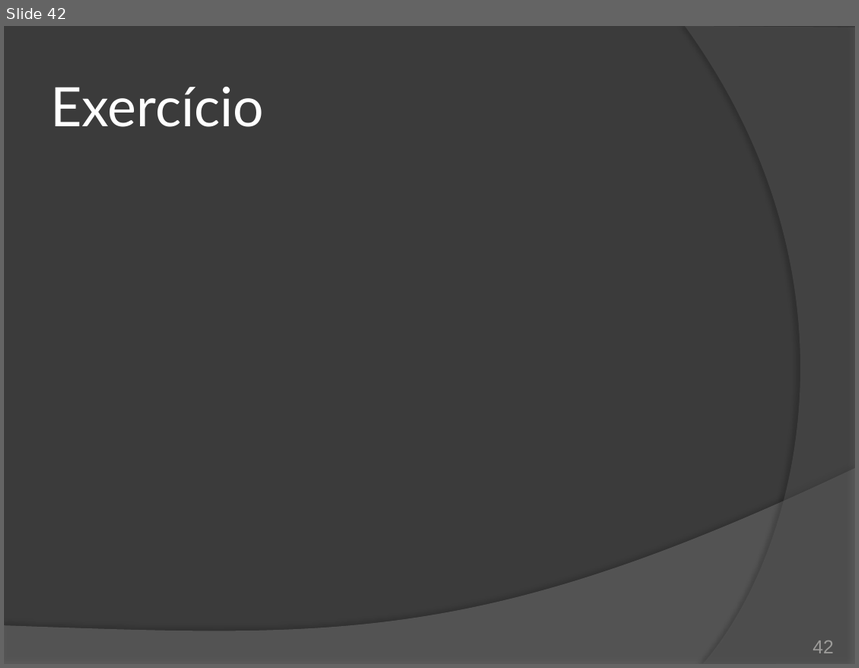
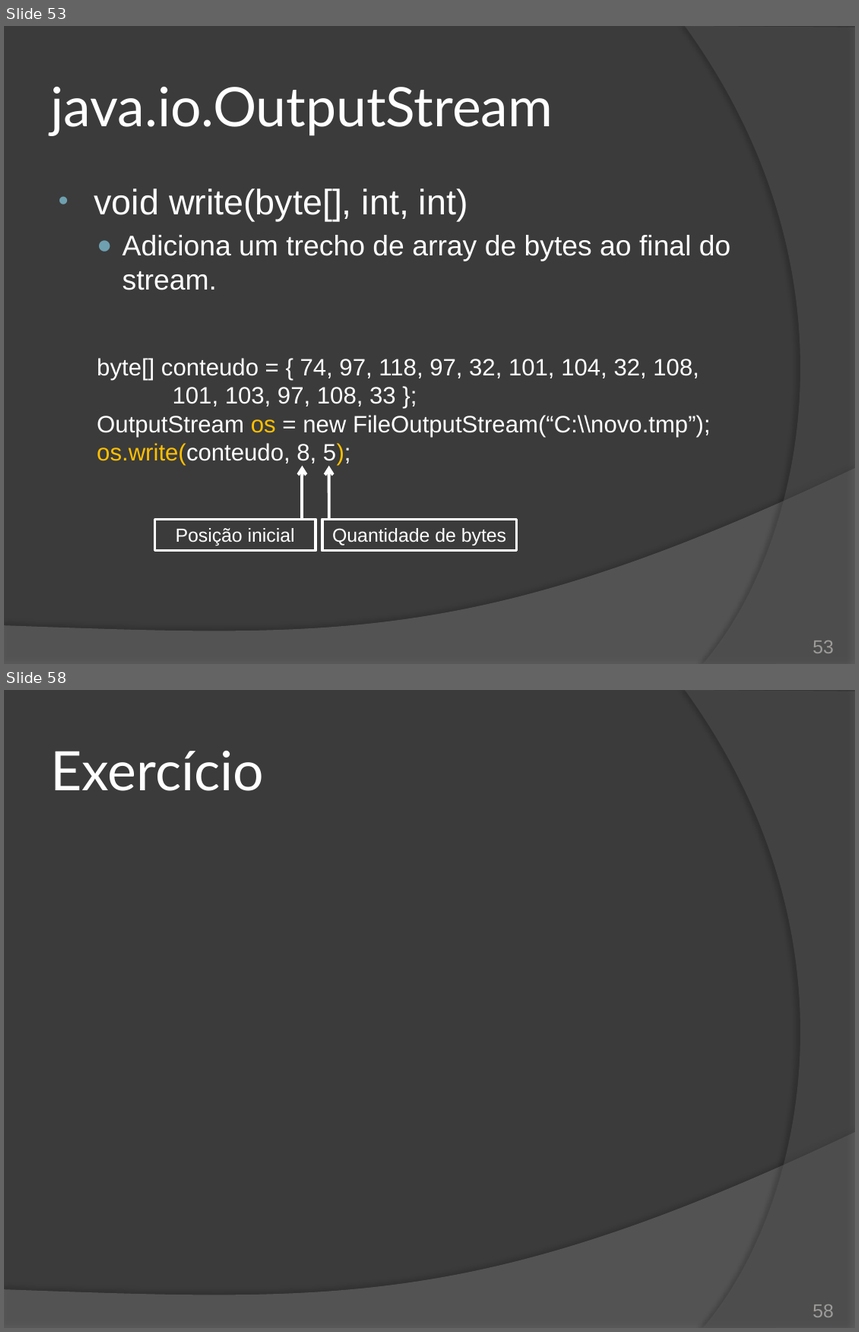
Before and after one commit to duchesqui/slzvieira-training, a slide deck: 2-Java-Programmer-Modulo-II/16.Capitulo10.pptx. Shown one above the other, each under a label of ours: slide 42 before the commit, slides 53 and 58 after it; the slides between them are not shown. The pictures are 859x668 and 859x1332 pixels, drawn with LibreOffice and Linux fonts; fonts in the diff are those of the drawing. Boxes give left, top, right and bottom in pixels: in the first picture for what was removed or moved away, otherwise in the second. Text is boxed around its words. In the diff, an @@ line names an element or a change of style, - is before the commit and + after.

Commit message:
Capítulo 10 - Java IO: InputStream e OutputStream.

```diff
--- a/2-Java-Programmer-Modulo-II/16.Capitulo10.pptx
+++ b/2-Java-Programmer-Modulo-II/16.Capitulo10.pptx
@@ slide 53 added at (4, 26, 855, 664), background #3B3B3B; not listed: 2 template elements that a slide beside it also shows @@
@@ title added at (51, 87, 553, 136), 46 pt, text #FFFFFF @@
+java.io.OutputStream
@@ text added at (94, 189, 731, 465), 20 pt, text #FFFFFF @@
+• void write(byte[], int, int)
+  ● Adiciona um trecho de array de bytes ao final do stream.
+  byte[] conteudo = { 74, 97, 118, 97, 32, 101, 104, 32, 108, 101, 103, 97, 108, 33 };
+  OutputStream os = new FileOutputStream(“C:\\novo.tmp”);
+  os.write(conteudo, 8, 5);
@@ arrow added from (302, 520) to (302, 466), #FFFFFF 2.5 pt @@
@@ arrow added from (329, 520) to (329, 466), #FFFFFF 2.5 pt @@
@@ rectangle added at (154, 520, 316, 551), outline #FFFFFF 2.25 pt, 16 pt, text #FFFFFF @@
+Posição inicial
@@ rectangle added at (322, 520, 516, 551), outline #FFFFFF 2.25 pt, 16 pt, text #FFFFFF @@
+Quantidade de bytes
@@ page number added at (813, 641, 834, 654), 16 pt, text #9D9B9A @@
+53
@@ what was slide 42 is now slide 58 @@
@@ page number at (813, 1305, 834, 1318): text changed @@
-42
+58
```
Also in this commit, not shown: 2 slides changed, 23 other slides added, 5 slides removed, 1 other file.
